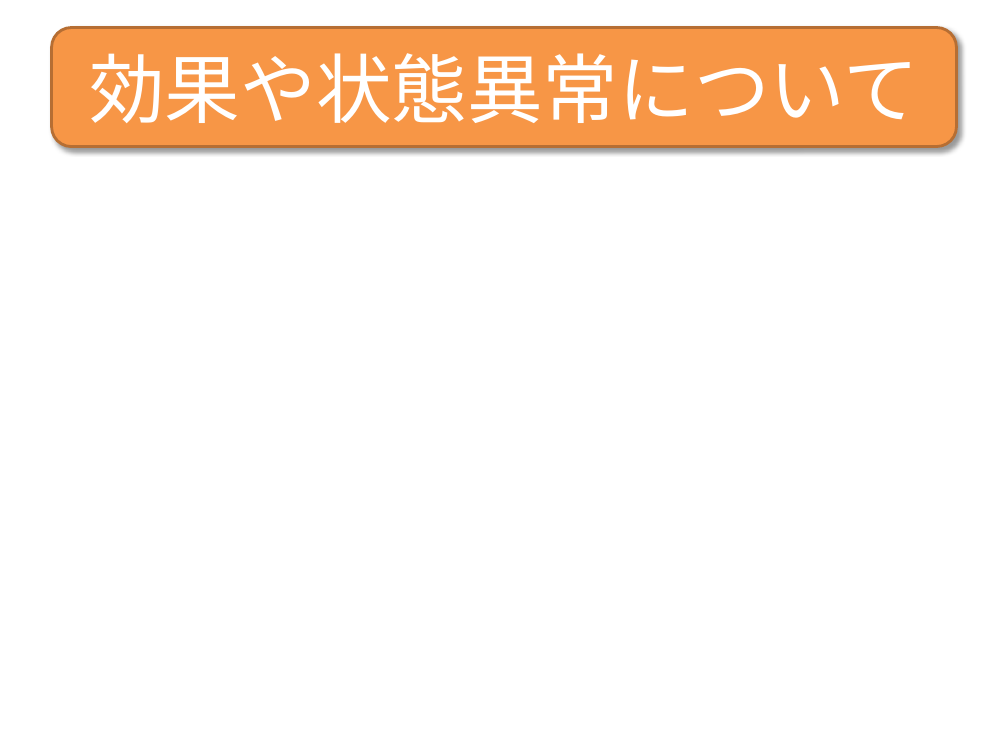
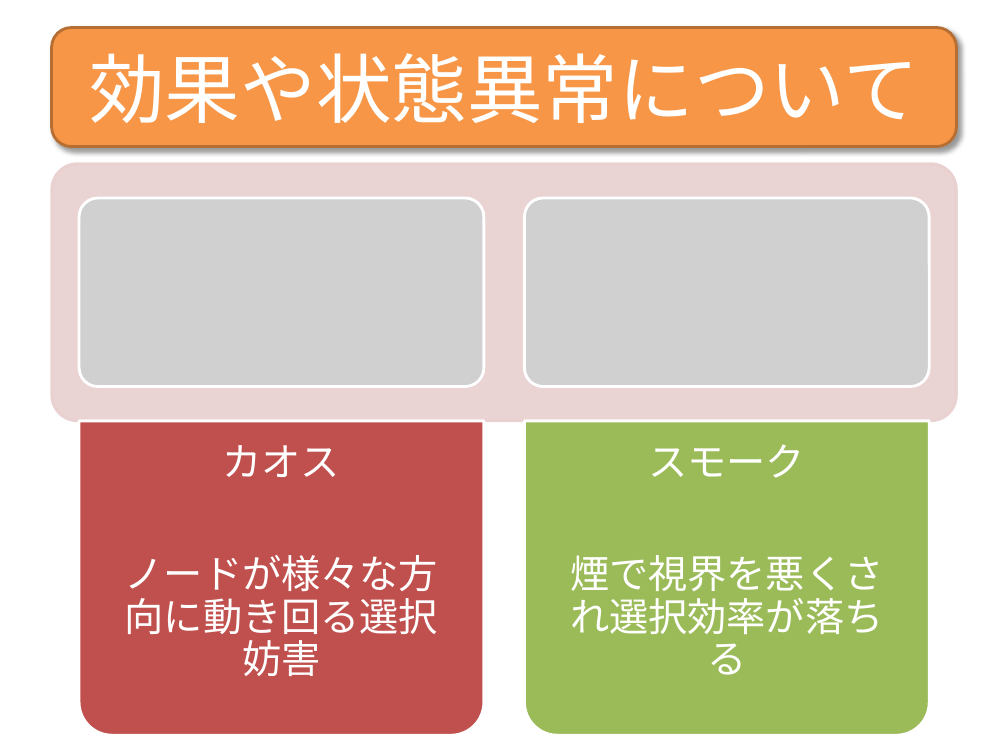
Before and after one commit to TeamNogic/Nogic, a slide deck: slide 10 of プレゼン/Nogic.pptx. Drawn at 1008x756 pixels with LibreOffice and Linux fonts; fonts in the diff are those of the drawing; grey boxes stand for pictures. Boxes give left, top, right and bottom in pixels: in the first picture for what was removed or moved away, otherwise in the second. Text is boxed around its words. In the diff, an @@ line names an element or a change of style, - is before the commit and + after.

```diff
--- a/プレゼン/Nogic.pptx
+++ b/プレゼン/Nogic.pptx
@@ group added at (51,163,956,736): 2 pictures, 2 round same rects, 2 texts, 1 rounded rectangle @@
+カオス
+ノードが様々な方向に動き回る選択妨害
+スモーク
+煙で視界を悪くされ選択効率が落ちる
```
Also in this commit, not shown: 1 other slide changed, 2 slides added, 6 slides removed, 6 other files.
